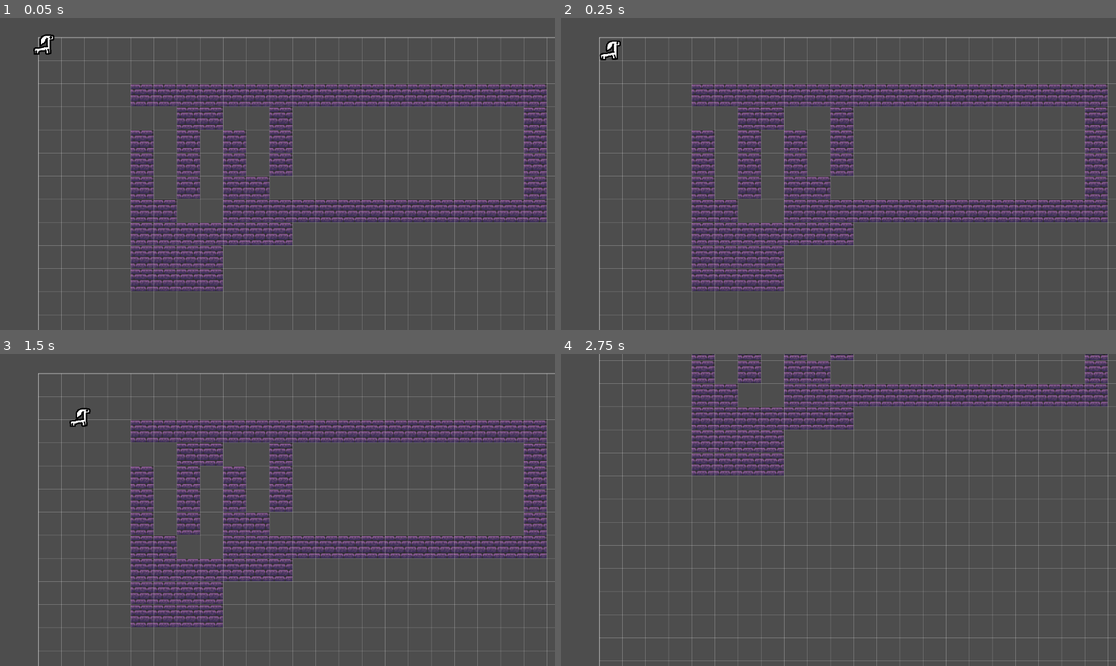
Above: before the commit, frames 1-4 (two rows, left to right).
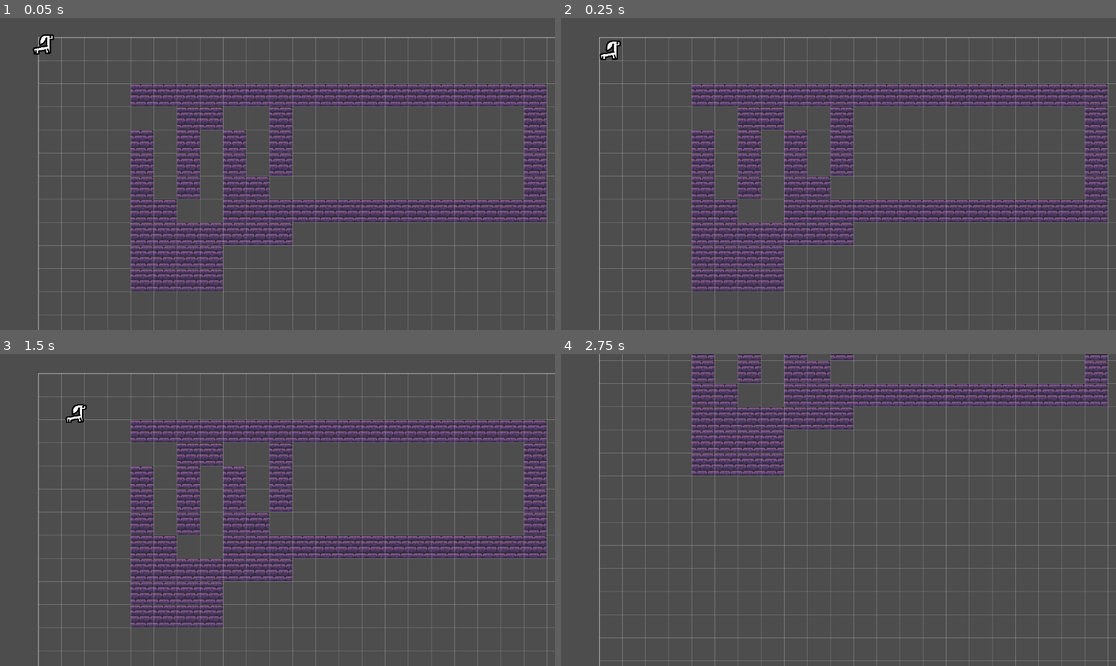
Above: after the commit, the same moments.

Repository: Blueflowerss/vpet-tempname
Game: Godot game, scene res://root.tscn
Same seed, same stepped clock (60 frames per second), same inputs: the game is played once before the commit and once after it.
Inputs (mouse positions are in pixels of both pictures, inside the frame that each line leads up to):
- Up to frame 1 (0.05 s): no input
- Up to frame 2 (0.25 s): no input
- Up to frame 3 (1.5 s): move the mouse to (399, 494) at 0.52 s; press the mouse at (399, 494) at 0.53 s; tap Enter at 1.25 s; move the mouse to (166, 525) at 1.27 s; release the mouse at (166, 525) at 1.28 s; click (166, 525) at 1.35 s
- Up to frame 4 (2.75 s): move the mouse to (894, 441) at 2.02 s; hold S (pan_camera_down) from 2.03 s (still down); click (894, 441) at 2.3 s

The runs differ from the first frame. In frame 1, less than 0.1% of the frame differs, in the area x 5-10%, y 5-12%; in frame 2, nothing differs; in frame 3, 0.2%, in the area x 11-17%, y 16-24%; in frame 4, nothing differs.

Commit message:
add `ref_sheet`, this is where we will store things like critter stats and attributes

Diff:
--- a/critter.gd
+++ b/critter.gd
@@ -7,6 +7,7 @@
 @export var move_speed : float;
 # exporting move_speed as a test to try and have it accessible through other files
 var current_terrarium : Terrarium;
+var ref_sheet : ref_sheet_class;
 var last_position : Vector2i;
 var path_array : Array[Vector2i];
 var move_to_position : Vector2i;
@@ -38,6 +39,7 @@
 #setting up initial values
 func _ready() -> void:
 	current_terrarium = get_parent();
+	ref_sheet = ref_sheet_class.new();
 	grid_position = Vector2i(0,0);
 	move_to_position = grid_position;
 	#group states by their type, used for behaviour randomization
@@ -51,7 +53,7 @@
 	#position = lerp(position,Vector2((grid_position * 64) + Vector2i(32,32)),delta*3);
 	var next_position : Vector2 = Vector2((grid_position * 64) + Vector2i(32,32));
 	#var distance_to_next_tile : float = next_position.distance_to(position);
-	position = position.move_toward(next_position,8*1);
+	position = position.move_toward(next_position,1*ref_sheet.MOVE_SPEED);
 func _process(delta: float) -> void:
 	#a kinda timer so the AI doesn't freak out
 	pass
--- a/critter.tscn
+++ b/critter.tscn
@@ -94,6 +94,59 @@
 "values": [Vector2(1, 1), Vector2(1, 0.865), Vector2(1, 1)]
 }
 
+[sub_resource type="Animation" id="Animation_av5dc"]
+resource_name = "fun_dance"
+length = 0.9
+loop_mode = 1
+tracks/0/type = "value"
+tracks/0/imported = false
+tracks/0/enabled = true
+tracks/0/path = NodePath(".:position")
+tracks/0/interp = 2
+tracks/0/loop_wrap = true
+tracks/0/keys = {
+"times": PackedFloat32Array(0, 0.1, 0.25, 0.4, 0.55, 0.7, 0.9),
+"transitions": PackedFloat32Array(1, 1, 1, 1, 1, 1, 1),
+"update": 0,
+"values": [Vector2(0, 32), Vector2(0, 32), Vector2(0, 32), Vector2(0, 32), Vector2(0, 32), Vector2(0, 32), Vector2(0, 32)]
+}
+tracks/1/type = "value"
+tracks/1/imported = false
+tracks/1/enabled = true
+tracks/1/path = NodePath(".:rotation")
+tracks/1/interp = 1
+tracks/1/loop_wrap = true
+tracks/1/keys = {
+"times": PackedFloat32Array(0, 0.1, 0.25, 0.4, 0.55, 0.7, 0.9),
+"transitions": PackedFloat32Array(1, 1, 1, 1, 1, 1, 1),
+"update": 0,
+"values": [0.0, 0.0, 0.0, 0.0, 0.0, 0.0, 0.0]
+}
+tracks/2/type = "value"
+tracks/2/imported = false
+tracks/2/enabled = true
+tracks/2/path = NodePath(".:scale")
+tracks/2/interp = 2
+tracks/2/loop_wrap = false
+tracks/2/keys = {
+"times": PackedFloat32Array(0, 0.1, 0.25, 0.4, 0.55, 0.7, 0.9),
+"transitions": PackedFloat32Array(1, 1, 1, 1, 1, 1, 1),
+"update": 0,
+"values": [Vector2(1, 1), Vector2(1, 0.765625), Vector2(1, 1.00023), Vector2(1, 0.734375), Vector2(1, 0.9044), Vector2(1, 0.78125), Vector2(1, 1)]
+}
+tracks/3/type = "value"
+tracks/3/imported = false
+tracks/3/enabled = true
+tracks/3/path = NodePath(".:skew")
+tracks/3/interp = 2
+tracks/3/loop_wrap = false
+tracks/3/keys = {
+"times": PackedFloat32Array(0, 0.25, 0.4, 0.55, 0.7),
+"transitions": PackedFloat32Array(1, 1, 1, 1, 1),
+"update": 0,
+"values": [0.0, -0.349066, 0.0, 0.349066, 0.0]
+}
+
 [sub_resource type="Animation" id="Animation_nvc7m"]
 resource_name = "fun_jump"
 length = 0.9
@@ -135,59 +188,6 @@
 "values": [0.0, 0.0, 0.0, 0.0]
 }
 
-[sub_resource type="Animation" id="Animation_av5dc"]
-resource_name = "fun_dance"
-length = 0.9
-loop_mode = 1
-tracks/0/type = "value"
-tracks/0/imported = false
-tracks/0/enabled = true
-tracks/0/path = NodePath(".:position")
-tracks/0/interp = 2
-tracks/0/loop_wrap = true
-tracks/0/keys = {
-"times": PackedFloat32Array(0, 0.1, 0.25, 0.4, 0.55, 0.7, 0.9),
-"transitions": PackedFloat32Array(1, 1, 1, 1, 1, 1, 1),
-"update": 0,
-"values": [Vector2(0, 32), Vector2(0, 32), Vector2(0, 32), Vector2(0, 32), Vector2(0, 32), Vector2(0, 32), Vector2(0, 32)]
-}
-tracks/1/type = "value"
-tracks/1/imported = false
-tracks/1/enabled = true
-tracks/1/path = NodePath(".:rotation")
-tracks/1/interp = 1
-tracks/1/loop_wrap = true
-tracks/1/keys = {
-"times": PackedFloat32Array(0, 0.1, 0.25, 0.4, 0.55, 0.7, 0.9),
-"transitions": PackedFloat32Array(1, 1, 1, 1, 1, 1, 1),
-"update": 0,
-"values": [0.0, 0.0, 0.0, 0.0, 0.0, 0.0, 0.0]
-}
-tracks/2/type = "value"
-tracks/2/imported = false
-tracks/2/enabled = true
-tracks/2/path = NodePath(".:scale")
-tracks/2/interp = 2
-tracks/2/loop_wrap = false
-tracks/2/keys = {
-"times": PackedFloat32Array(0, 0.1, 0.25, 0.4, 0.55, 0.7, 0.9),
-"transitions": PackedFloat32Array(1, 1, 1, 1, 1, 1, 1),
-"update": 0,
-"values": [Vector2(1, 1), Vector2(1, 0.765625), Vector2(1, 1.00023), Vector2(1, 0.734375), Vector2(1, 0.9044), Vector2(1, 0.78125), Vector2(1, 1)]
-}
-tracks/3/type = "value"
-tracks/3/imported = false
-tracks/3/enabled = true
-tracks/3/path = NodePath(".:skew")
-tracks/3/interp = 2
-tracks/3/loop_wrap = false
-tracks/3/keys = {
-"times": PackedFloat32Array(0, 0.25, 0.4, 0.55, 0.7),
-"transitions": PackedFloat32Array(1, 1, 1, 1, 1),
-"update": 0,
-"values": [0.0, -0.349066, 0.0, 0.349066, 0.0]
-}
-
 [sub_resource type="AnimationLibrary" id="AnimationLibrary_202f7"]
 _data = {
 &"RESET": SubResource("Animation_xts2v"),
--- /dev/null
+++ b/scripts/ref_sheet.gd
@@ -0,0 +1,13 @@
+class_name ref_sheet_class
+#attributes (aren't pre-calculated)
+var STRENGTH : float = 10;
+var DEXTERITY : float = 10;
+#stats (pre-calculated)
+var MOVE_SPEED : float = 2;
+
+func _init() -> void:
+	compute_stats();
+	print(MOVE_SPEED)
+
+func compute_stats() -> void:
+	MOVE_SPEED = (STRENGTH/4)+(DEXTERITY/2)
--- a/states/base_state.gd
+++ b/states/base_state.gd
@@ -9,7 +9,7 @@
 	NONE
 }
 const act_lengths : Dictionary[ACT,float] = {
-	ACT.MOVE:0.1/1,
+	ACT.MOVE:1,
 	ACT.FUN:2,
 	ACT.THINK:1,
 	ACT.WANDER:0.1
--- a/states/critter_states/critter_fun_state.gd
+++ b/states/critter_states/critter_fun_state.gd
@@ -12,7 +12,6 @@
 func on_state_active():
 	var fun_type: int;
 	#fun_type = randi_range(1,2)
-	print("active")
 	entity.emit_signal("play_animation","fun_dance");
 	#if  fun_type = 1:
 		#entity.emit_signal("play_animation","fun_dance");
--- a/states/move_state.gd
+++ b/states/move_state.gd
@@ -6,6 +6,8 @@
 	super();
 func _ready() -> void:
 	super();
+func on_state_active() -> void:
+	state_time_limit = act_lengths[state_id] / entity.ref_sheet.MOVE_SPEED;
 func _process(delta: float) -> void:
 	if state_time < state_time_limit:
 		state_time += delta;
Not shown, added: scripts/ref_sheet.gd.uid
